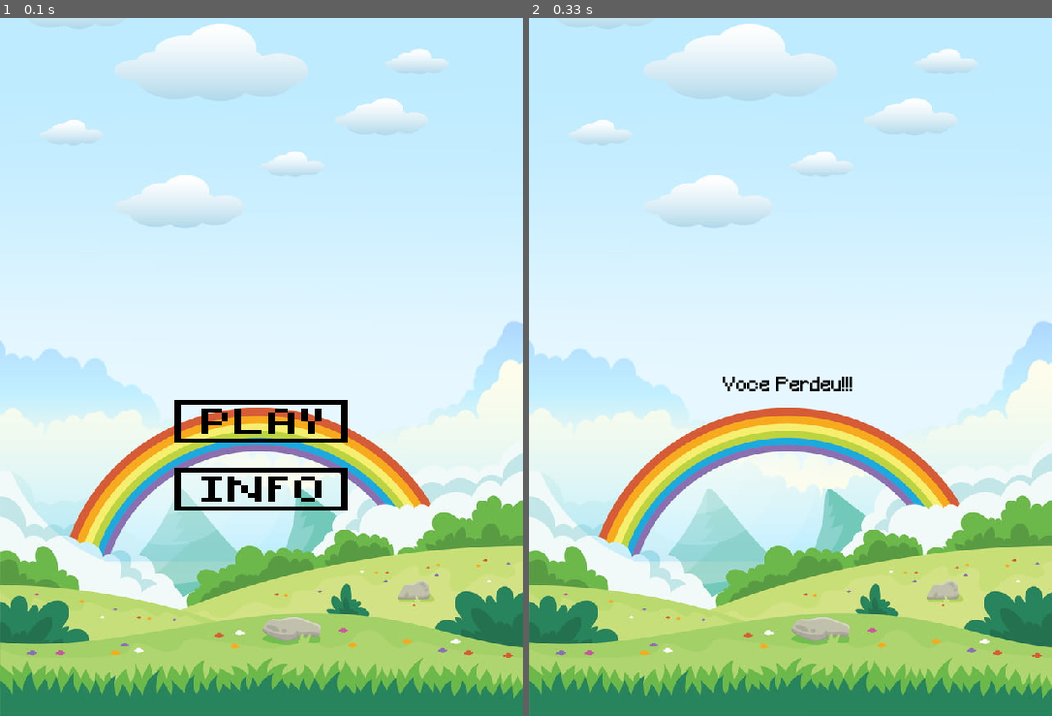
Above: before the commit, frames 1-2 (left to right).
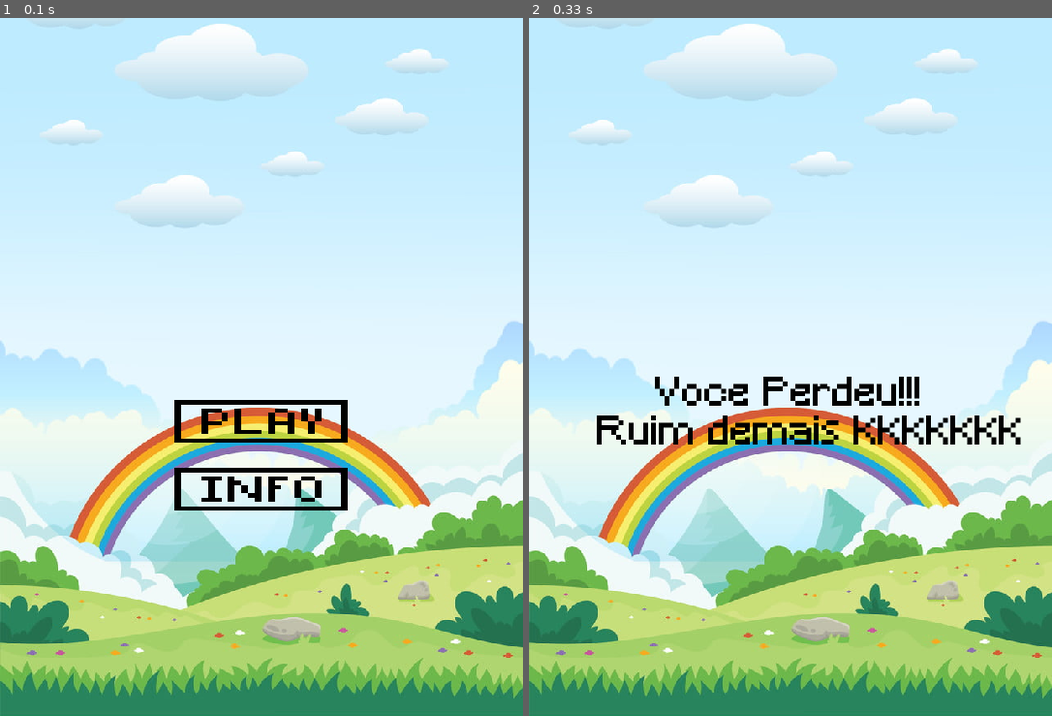
Above: after the commit, the same moments.

Repository: insper-classroom/devlife-23-1-projeto-pygame-henrique-junqueira-luca-feltrin
Game: pygame game, started from jogo.py
The game is run twice, just before and just after one commit, with the same random seed, the same clock (stepped at 60 frames per second) and the same inputs.
Inputs:
- Up to frame 1 (0.1 s): no input
- Up to frame 2 (0.33 s): no input

Frame 1 is identical in both runs. In frame 2, 2.3% of the frame differs, in the area x 12-95%, y 51-62%.

Commit message:
coxinha trofeu

Diff:
--- a/classes.py
+++ b/classes.py
@@ -19,7 +19,7 @@
         instru = pygame.transform.scale(pygame.image.load('assets/instru.png'),(270,360))
         teclas = pygame.transform.scale(pygame.image.load('assets/teclas.png'),(270,173))
         chegada = pygame.image.load('assets/chegada.png')
-        trofeu = pygame.transform.scale(pygame.image.load('assets/trofeu.png'),(300,450))
+        coxinha = pygame.transform.scale(pygame.image.load('assets/coxinha.png'),(300,450))
 
         rect_espinho = pygame.Rect(0,680,540,40)
 
@@ -29,6 +29,7 @@
 
         fonte = ('fonte/Minecraft.ttf')
         fonte_usa = pygame.font.Font(fonte,20)
+        fonte_maior = pygame.font.Font(fonte,40)
 
         self.state = {
             'tela_inicio':True,
@@ -49,7 +50,9 @@
             'chegada' :-16200,
             'segundos': 0 ,
             'contador':0 ,
-            'espinho' : rect_espinho
+            'espinho' : rect_espinho,
+            'verifica' : False
+
         }
 
         self.assets = {
@@ -67,7 +70,8 @@
             'teclas':teclas,
             'chegada':chegada,
             'fonte' : fonte_usa,
-            'trofeu':trofeu
+            'trofeu':coxinha,
+            'fonte_maior': fonte_maior
         }
 
 
@@ -153,6 +157,7 @@
         if rect_chegada.colliderect(self.personagem.rect):
             self.state['tela_ganhou'] = True
             self.state['tela_jogo'] = False
+            self.state['verifica'] = True
 
         if self.state['espinho'].colliderect(self.personagem.rect):
             self.personagem.rect.bottom = self.state['espinho'].y +20
@@ -174,8 +179,6 @@
             self.state['colidiu'] = False
 
 
-        print(self.state['segundos'])
-
         self.personagem.muda_posicao()
 
 
@@ -212,15 +215,21 @@
 
         if self.state['tela_ganhou']:
             self.window.blit(self.assets['imagem_fundo'],(0,0))
-            self.window.blit(self.assets['trofeu'],(120,140))
-            txt_ganhou = self.assets['fonte'].render('Voce Ganhou!!!',True,(0,0,0))
-            self.window.blit(txt_ganhou,(200,640))
+            self.window.blit(self.assets['trofeu'],(120,100))
+            parabens = self.assets['fonte_maior'].render('Parabens!!!',True,(255,0,0))
+            txt_ganhou = self.assets['fonte_maior'].render('Voce Ganhou!!!',True,(0,0,0))
+            self.window.blit(txt_ganhou,(130,600))
+            self.window.blit(parabens,(173,640))
+
 
 
         if self.state['tela_gameover']:
             self.window.blit(self.assets['imagem_fundo'],(0,0))
-            txt_perdeu = self.assets['fonte'].render('Voce Perdeu!!!',True,(0,0,0))
-            self.window.blit(txt_perdeu,(200,370))
+            horrivel = self.assets['fonte_maior'].render('Ruim demais KKKKKKK',True,(0,0,0))
+            txt_perdeu = self.assets['fonte_maior'].render('Voce Perdeu!!!',True,(0,0,0))
+            self.window.blit(txt_perdeu,(130,370))
+            self.window.blit(horrivel,(70,410))
+
 
         pygame.display.update()
 
@@ -245,7 +254,7 @@
         self.window.blit(self.assets['toshi'],(self.rect.x,self.rect.y ))
 
     def update(self):
-        if self.colidiu:
+        if self.colidiu or self.state['verifica']:
             self.gravidade = 0
         else:
             self.gravidade+=0.8
Binary file added: assets/coxinha.png
